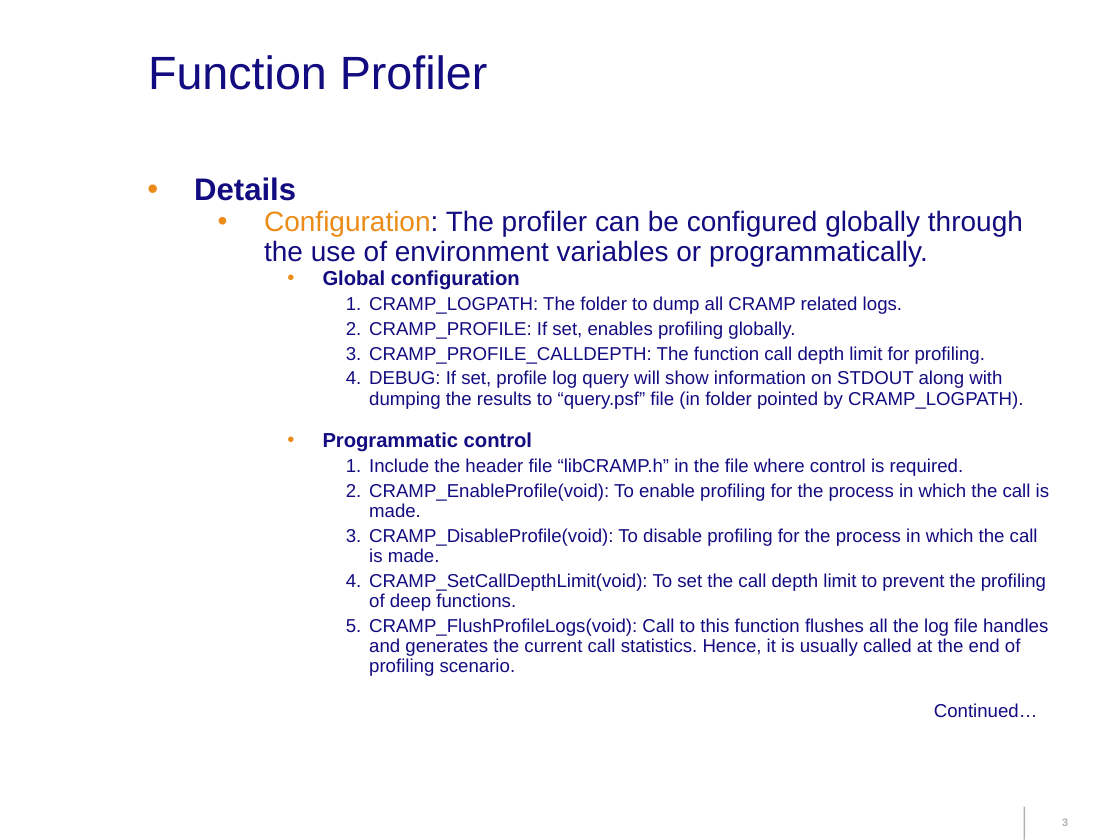
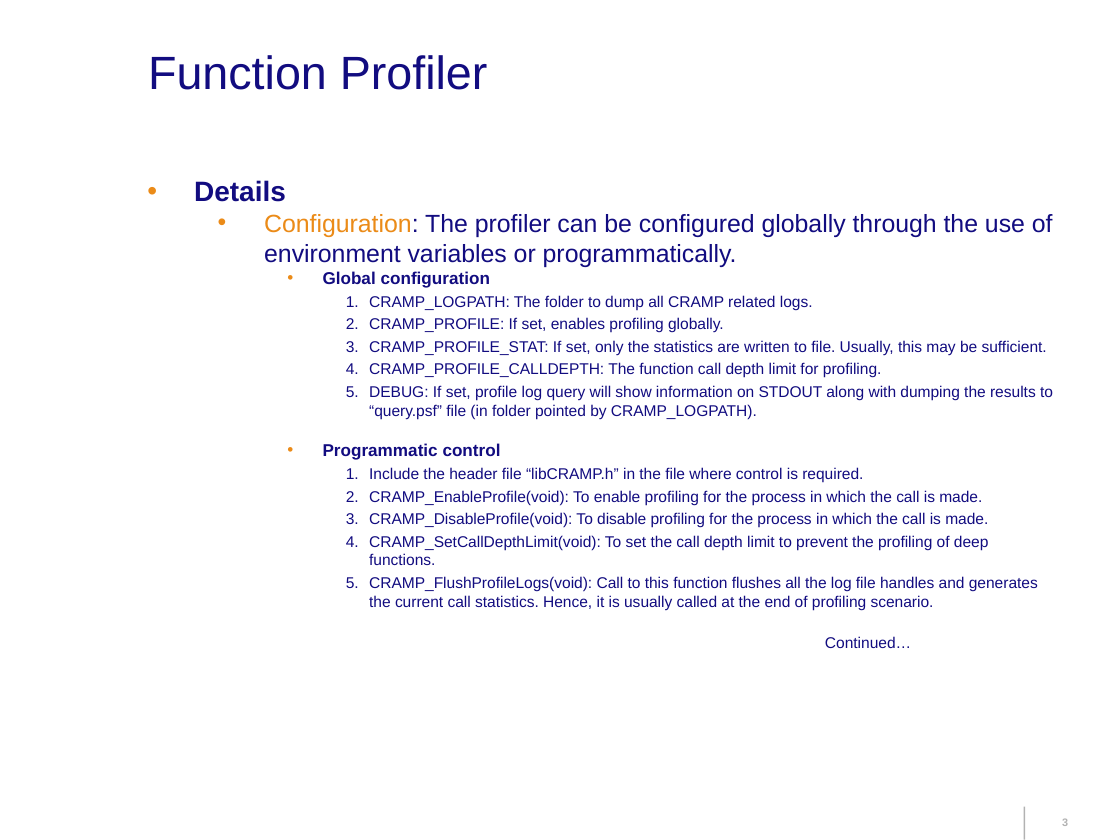
Before and after one commit to 0xdky/cramp, a slide deck: slide 3 of docs/CRAMP.ppt. Drawn at 1120x840 pixels with LibreOffice and Linux fonts; fonts in the diff are those of the drawing; background and template pictures are left out. Boxes give left, top, right and bottom in pixels: in the first picture for what was removed or moved away, otherwise in the second. Text is boxed around its words. In the diff, an @@ line names an element or a change of style, - is before the commit and + after.

```diff
--- a/docs/CRAMP.ppt
+++ b/docs/CRAMP.ppt
@@ text at <box>194,180,1053,648</box>: size 20 to 18 pt in "Details"; size 18 to 16 pt in "Configuration: The profiler can be configured globally ..."; size 13 to 11 pt in "Global configuration", "Programmatic control"; size 12 to 10 pt in "CRAMP_LOGPATH: The folder to dump all CRAMP ...", "CRAMP_PROFILE: If set, enables profiling globally.", "CRAMP_PROFILE_CALLDEPTH: The function call depth limit for ...", "DEBUG: If set, profile log query will ..." and 6 more places; line spacing 0.9 to 1; less space between paragraphs @@
@@ text at <box>369,340,1047,355</box>: paragraph added @@
+      3. CRAMP_PROFILE_STAT: If set, only the statistics are written to file. Usually, this may be sufficient.
```
Also in this commit, not shown: 1 other slide changed.
